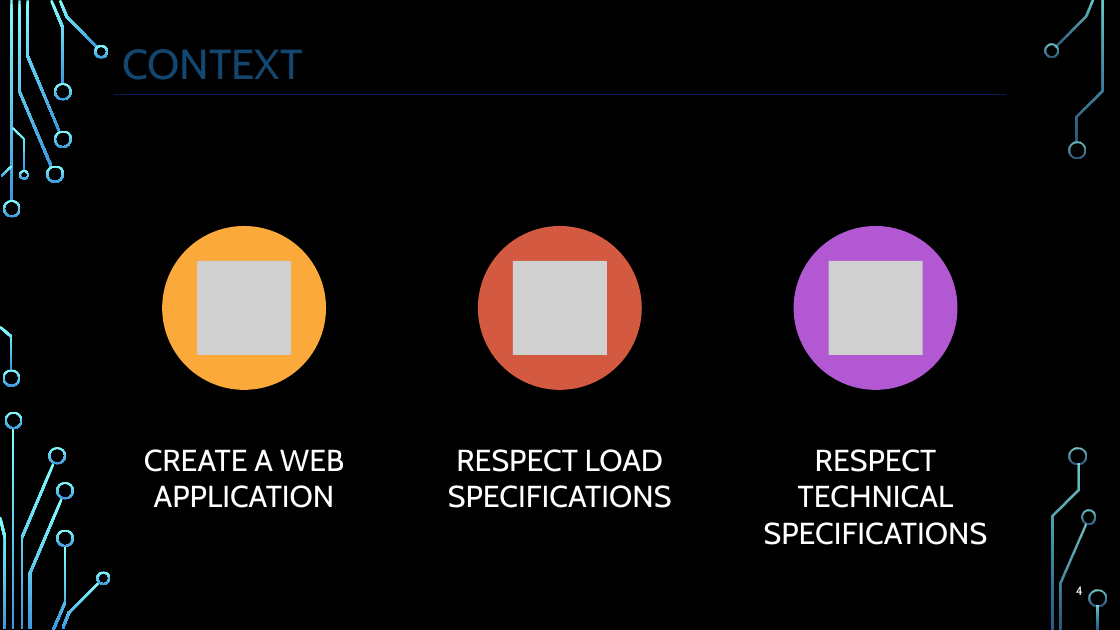
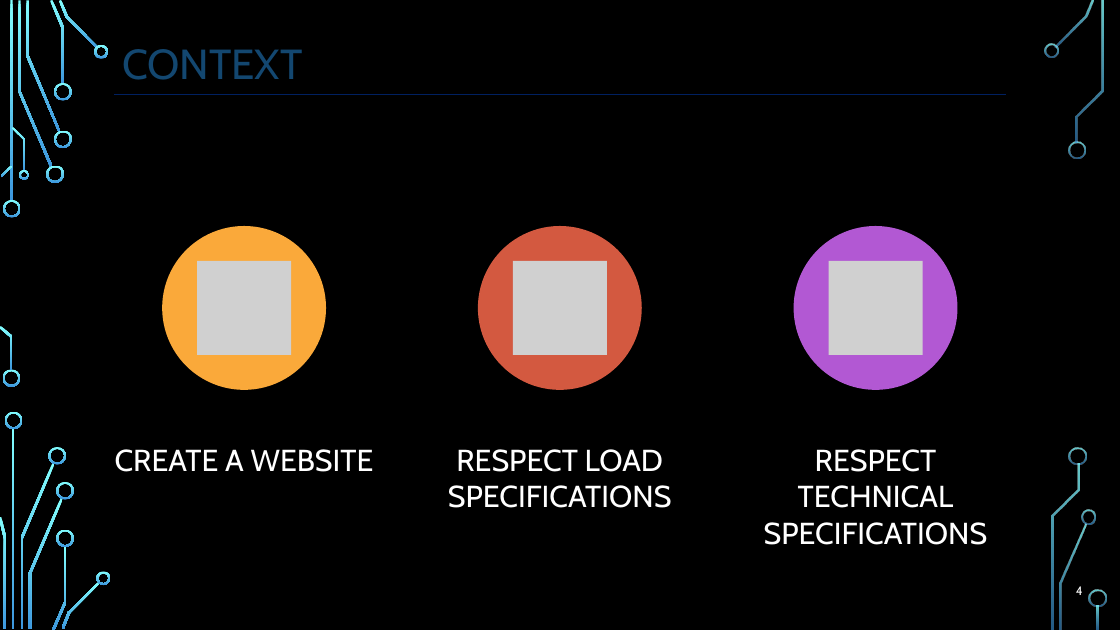
Before and after one commit to Xelkyo/web_project, a slide deck: slide 4 of projetweb.pptx. Drawn at 1120x630 pixels with LibreOffice and Linux fonts; fonts in the diff are those of the drawing; grey boxes stand for pictures; background and template pictures are left out. Boxes give left, top, right and bottom in pixels: in the first picture for what was removed or moved away, otherwise in the second. Text is boxed around its words. In the diff, an @@ line names an element or a change of style, - is before the commit and + after.

Commit message:
ppt

```diff
--- a/projetweb.pptx
+++ b/projetweb.pptx
@@ text at bbox=[115, 449, 374, 472]: text changed @@
-CREATE A WEB APPLICATION
+CREATE A WEBSITE
```
